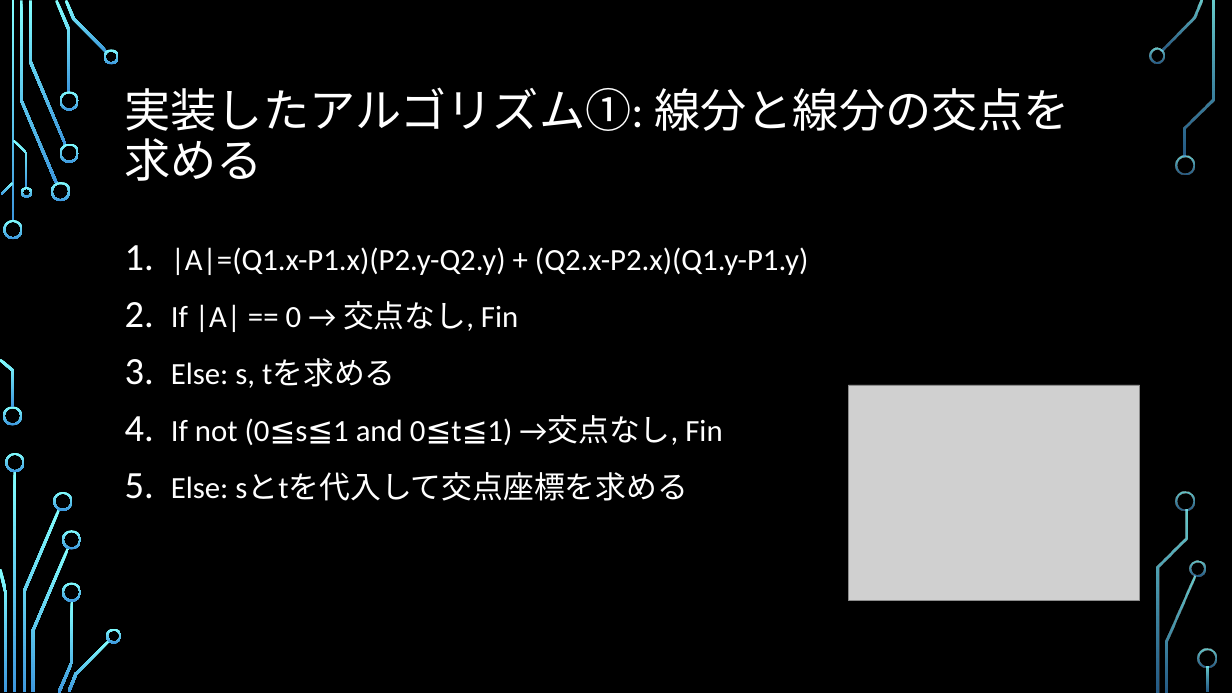
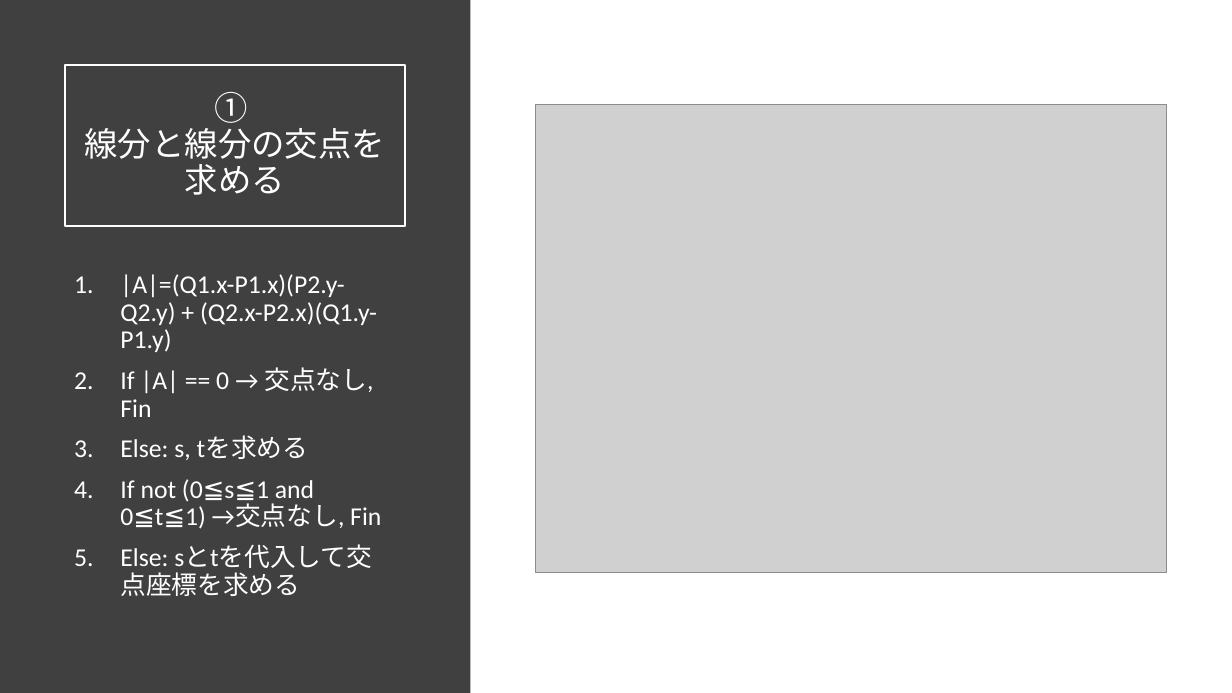
Before and after one commit to ie03-aizu-2019/ie03project-skys, a slide deck: slide 5 of Reports/Midterm.pptx. Drawn at 1232x693 pixels with LibreOffice and Linux fonts; fonts in the diff are those of the drawing; grey boxes stand for pictures; background and template pictures are left out. Boxes give left, top, right and bottom in pixels: in the first picture for what was removed or moved away, otherwise in the second. Text is boxed around its words. In the diff, an @@ line names an element or a change of style, - is before the commit and + after.

Commit message:
update design

```diff
--- a/Reports/Midterm.pptx
+++ b/Reports/Midterm.pptx
@@ background picture (left out) to #FFFFFF @@
@@ rectangle added at (0, 0, 470, 693), fill #404040 @@
@@ title "① 線分と線分の交点を求める": place and size @@
-title "① 線分と線分の交点を求める" at (125, 87, 1070, 181)
+title "① 線分と線分の交点を求める" at (65, 65, 405, 226)
@@ title "① 線分と線分の交点を求める" at (65, 65, 405, 226): outline none to #FFFFFF 1.5 pt @@
@@ title at (85, 92, 385, 195): text changed; size 36 to 26 pt @@
-実装したアルゴリズム①: 線分と線分の交点を求める
+①
+線分と線分の交点を求める
@@ picture: place and size @@
-picture at (848, 385, 1140, 601)
+picture at (535, 104, 1167, 572)
@@ text "|A|=(Q1.x-P1.x)(P2.y-Q2.y) + (Q2.x-P2.x)(Q1.y-P1.y)": place and size @@
-text "|A|=(Q1.x-P1.x)(P2.y-Q2.y) + (Q2.x-P2.x)(Q1.y-P1.y)" at (171, 247, 808, 501)
+text "|A|=(Q1.x-P1.x)(P2.y-Q2.y) + (Q2.x-P2.x)(Q1.y-P1.y)" at (120, 274, 381, 566)
@@ text "|A|=(Q1.x-P1.x)(P2.y-Q2.y) + (Q2.x-P2.x)(Q1.y-P1.y)" at (120, 274, 381, 566): size 24 to 20 pt; line spacing 1.2 to 0.9 @@
@@ group removed at (0, 0, 1217, 693): 33 freeform shapes, 3 rectangles @@
```
Also in this commit, not shown: 16 other slides changed, 1 slide added.
